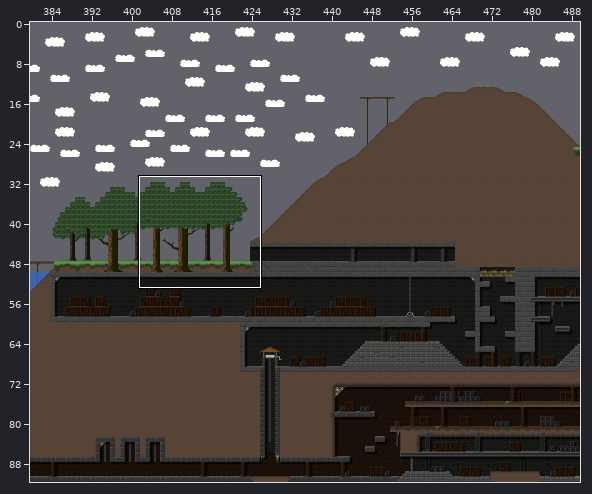
Level history. Tiled map (JSON): src/assets/levels/map.json. Above, an overview of the earlier version with the close-up marked.
Close-up. Before the commit:
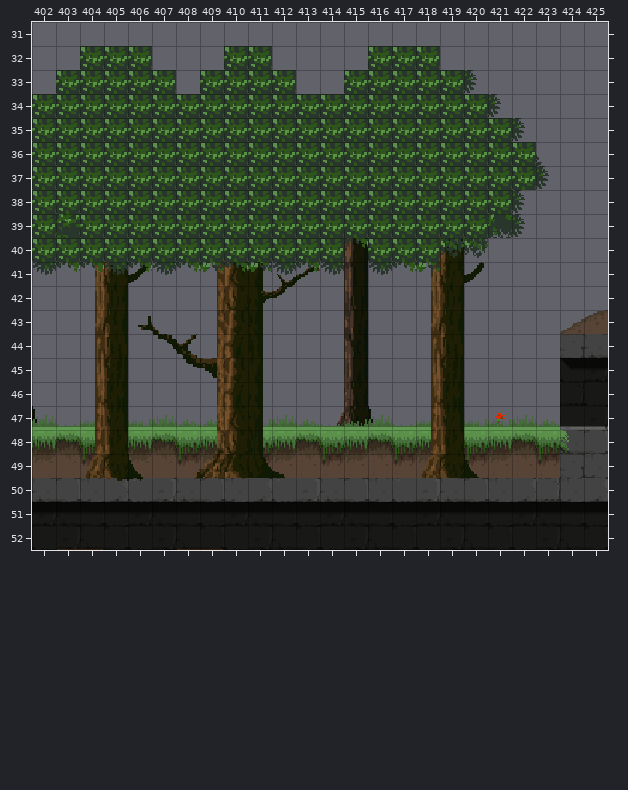
Cells are 16x16 px. Shown: x 402..425, y 31..52. The commit also changed other parts of the map, which this record leaves out. Tiles whose own drawing changed are shown in their newer look in all pictures.
And afterwards:
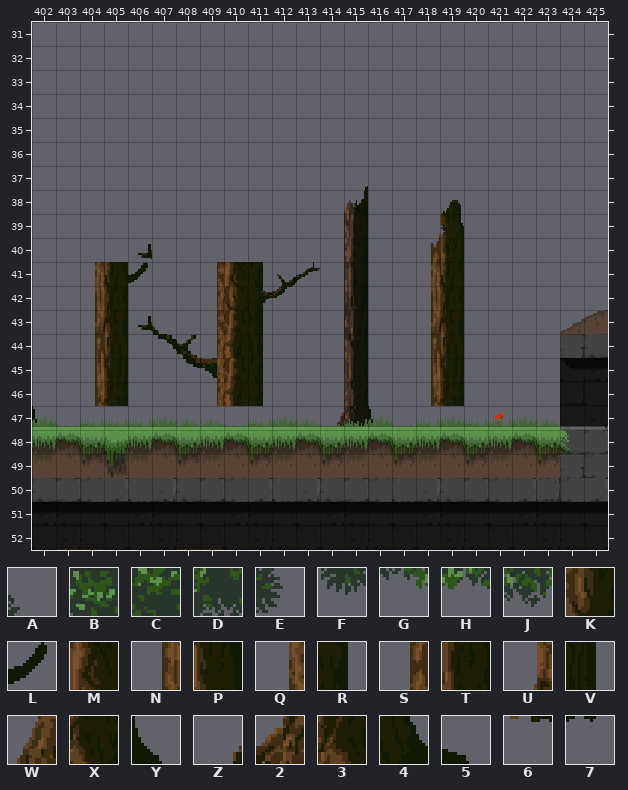
Key: from "tiles": A 618, B 642, C 646, D 649, E 650, F 674, G 675, H 676, J 678, K 719, L 746, M 911, N 1000, P 1001, Q 1006, R 1008, S 1032, T 1033, U 1038, V 1040, W 1064, X 1065, Y 1066, Z 1069, 2 1070, 3 1071, 4 1072, 5 1073, 6 1097, 7 1098.
_ is an empty cell.
Diff:
Layer "foreground2" (now hidden):
The author cleared tile 2 in row 49 at x 409.
The author cleared tile 3 in row 49 at x 410.
The author cleared tile 4 in row 49 at x 411.
The author cleared tile 5 in row 49 at x 412.
The author cleared tile 6 in row 50 at x 405.
The author cleared tile 7 in row 50 at x 406.
The author cleared tile A in row 36 at x 423.
The author cleared tile B in row 32 at x 404 to 406, 410 to 411 and 416 to 418; in row 33 at x 403 to 407, 409 to 412 and 415 to 419; in row 34 at x 402 to 420; in row 35 at x 402 to 421; in rows 36 to 37 at x 402 to 422; in row 38 at x 402 to 421.
The author cleared tile B in row 39 at x 402 and 404 to 420; in row 40 at x 402 to 414 and 416 to 418.
The author cleared tile C in row 39 at x 403.
The author cleared tile D in row 39 at x 421.
The author cleared tile E in row 33 at x 420; in row 34 at x 421; in row 35 at x 422; in row 37 at x 423; in rows 38 to 39 at x 422.
The author cleared tile F in row 41 at x 402, 405, 407, 412, 414 and 416.
The author cleared tile G in row 40 at x 415; in row 41 at x 403 to 404, 406, 408, 410, 413 and 417.
The author cleared tile H in row 41 at x 409, 411 and 418.
The author cleared tile J in row 40 at x 419 to 420.
The author cleared tile K in row 48 at x 410.
The author cleared tile L in row 41 at x 420.
The author cleared tile M in row 47 at x 410.
The author cleared tile N in row 47 at x 404 and 418.
The author cleared tile P in row 47 at x 405 and 419.
The author cleared tile Q in row 47 at x 409.
The author cleared tile R in row 47 at x 411.
The author cleared tile S in row 48 at x 404 and 418.
The author cleared tile T in row 48 at x 405 and 419.
The author cleared tile U in row 48 at x 409.
The author cleared tile V in row 48 at x 411.
The author cleared tile W in row 49 at x 404 and 418.
The author cleared tile X in row 49 at x 405 and 419.
The author cleared tile Y in row 49 at x 406 and 420.
The author cleared tile Z in row 49 at x 408.
Where, in picture pixels (left, top, right, bottom), the same in both close-ups:
removed: (32, 46, 549, 283)
removed: (85, 406, 143, 481)
removed: (196, 406, 285, 478)
removed: (421, 406, 479, 478)
